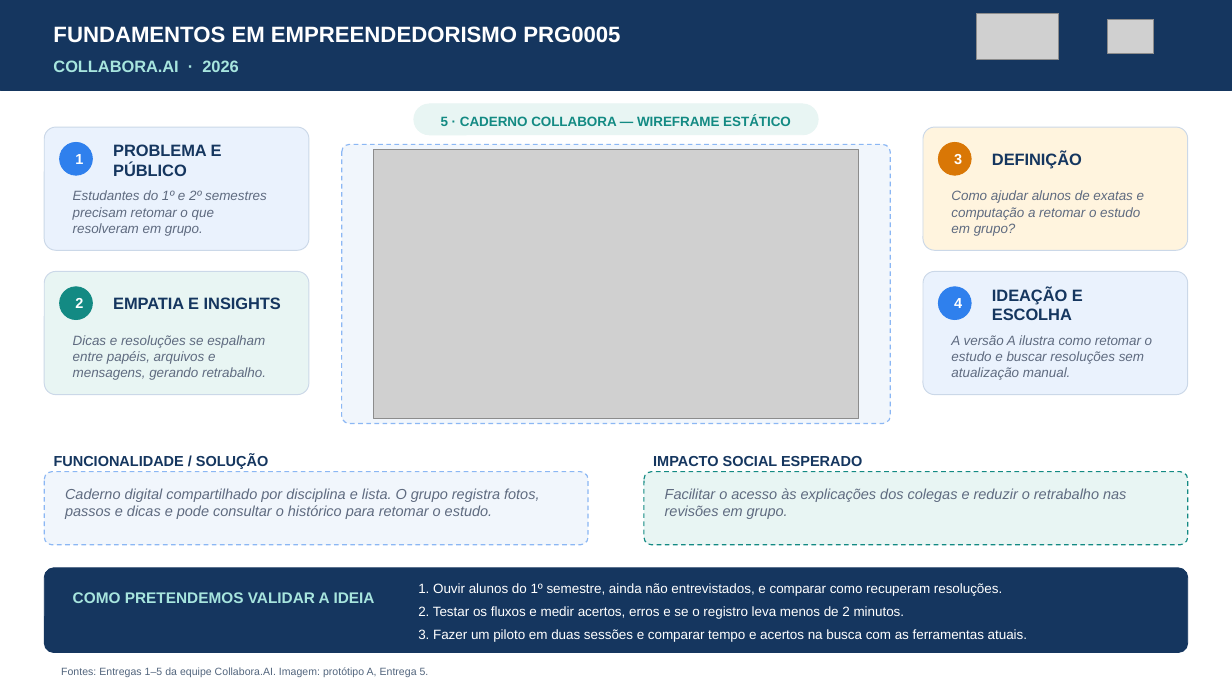
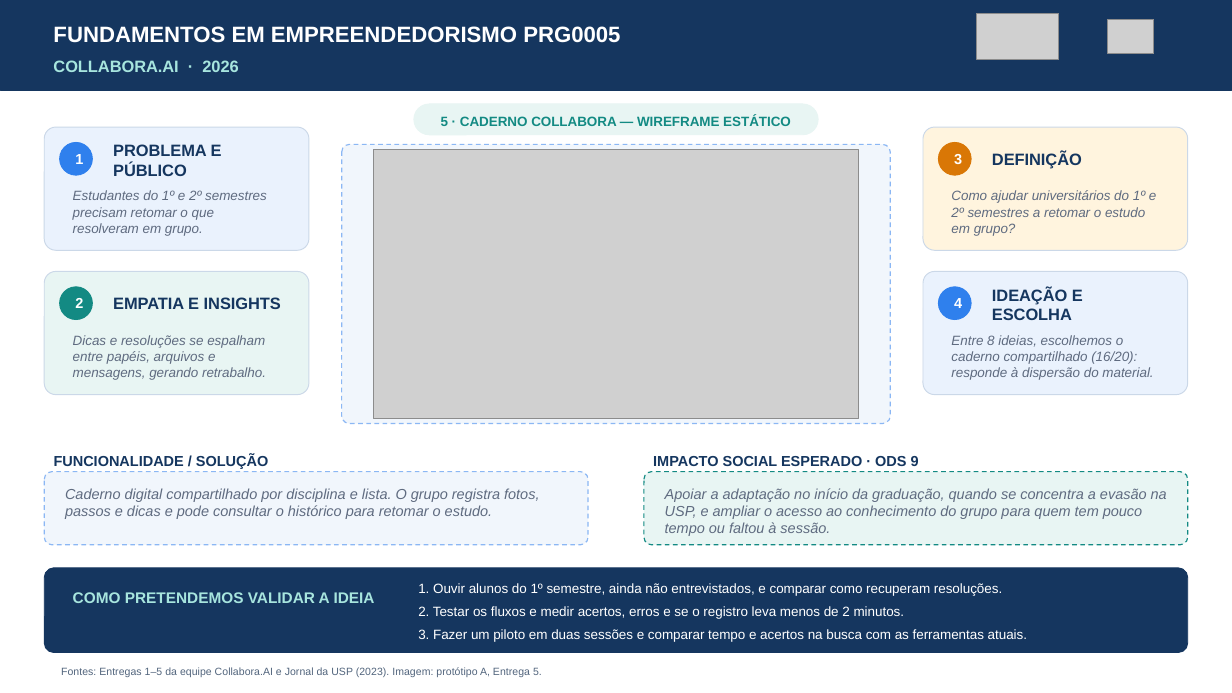
Before and after one commit to caue-paiva/prg-0005, a slide deck: slide 1 of entregas/06-entrega-final/Entrega_Final_Collabora.AI_rascunho.pptx. Drawn at 1232x693 pixels with LibreOffice and Linux fonts; fonts in the diff are those of the drawing; grey boxes stand for pictures. Boxes give left, top, right and bottom in pixels: in the first picture for what was removed or moved away, otherwise in the second. Text is boxed around its words. In the diff, an @@ line names an element or a change of style, - is before the commit and + after.

```diff
--- a/entregas/06-entrega-final/Entrega_Final_Collabora.AI_rascunho.pptx
+++ b/entregas/06-entrega-final/Entrega_Final_Collabora.AI_rascunho.pptx
@@ text at (x1=951, y1=190, x2=1156, y2=236): text changed @@
-Como ajudar alunos de exatas e computação a retomar o estudo em grupo?
+Como ajudar universitários do 1º e 2º semestres a retomar o estudo em grupo?
@@ text at (x1=951, y1=335, x2=1153, y2=380): text changed @@
-A versão A ilustra como retomar o estudo e buscar resoluções sem atualização manual.
+Entre 8 ideias, escolhemos o caderno compartilhado (16/20): responde à dispersão do material.
@@ text at (x1=653, y1=456, x2=919, y2=466): text changed @@
-IMPACTO SOCIAL ESPERADO
+IMPACTO SOCIAL ESPERADO · ODS 9
@@ text at (x1=665, y1=488, x2=1167, y2=536): text changed @@
-Facilitar o acesso às explicações dos colegas e reduzir o retrabalho nas revisões em grupo.
+Apoiar a adaptação no início da graduação, quando se concentra a evasão na USP, e ampliar o acesso ao conhecimento do grupo para quem tem pouco tempo ou faltou à sessão.
@@ text at (x1=61, y1=667, x2=542, y2=677): text changed @@
-Fontes: Entregas 1–5 da equipe Collabora.AI. Imagem: protótipo A, Entrega 5.
+Fontes: Entregas 1–5 da equipe Collabora.AI e Jornal da USP (2023). Imagem: protótipo A, Entrega 5.
```
Also in this commit, not shown: 1 other file.
